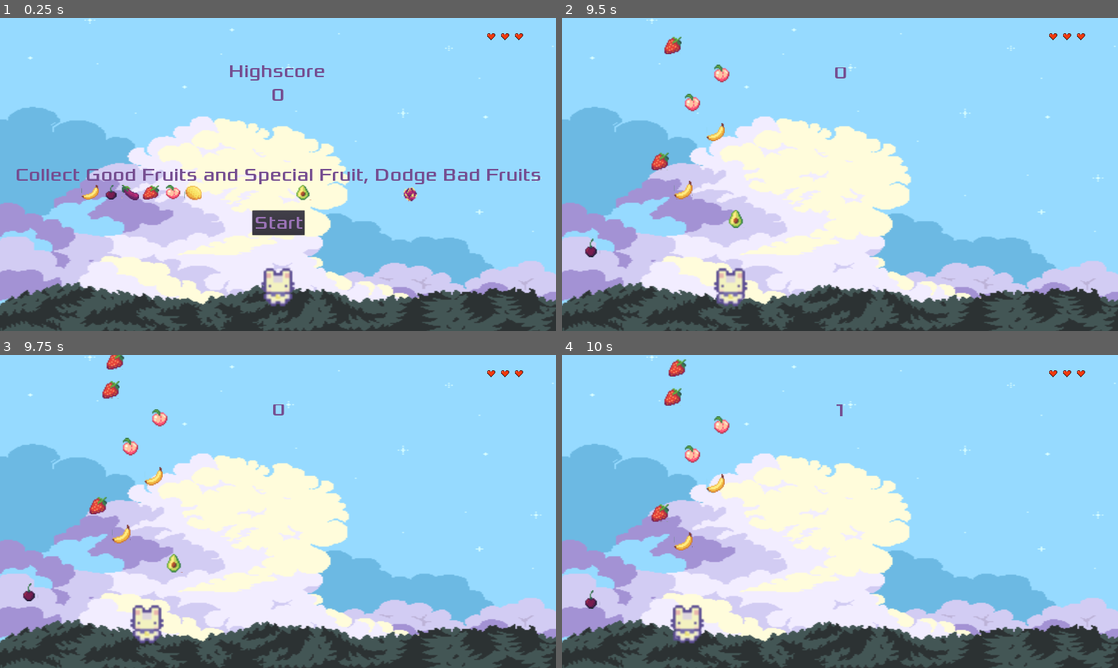
Above: before the commit, frames 1-4 (two rows, left to right).
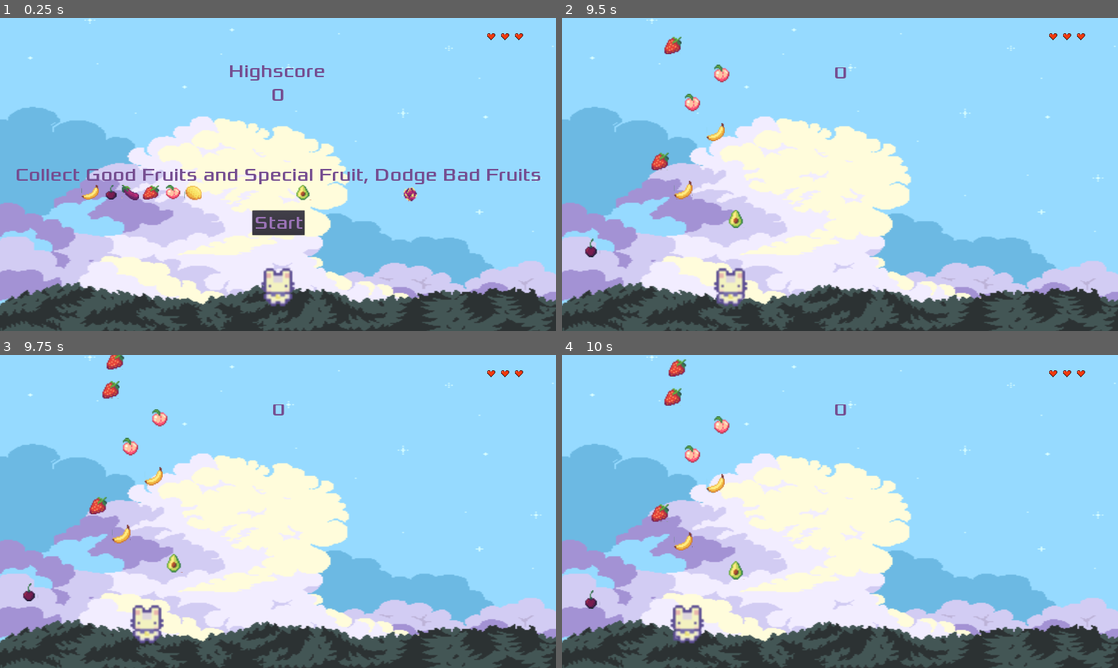
Above: after the commit, the same moments.

Repository: ColinKYuen/BQ-Game-Jam
Game: Godot game, scene res://Scenes/Main.tscn
Same seed, same stepped clock (60 frames per second), same inputs: the game is played once before the commit and once after it.
Inputs:
- Up to frame 1 (0.25 s): no input
- Up to frame 2 (9.5 s): click "Start" at 0.5 s; tap Enter at 1.25 s; hold D (move_right) 1.28-2.03 s; hold Left (move_left) 2.03-2.78 s; hold D (move_right) 2.78-4.28 s; hold Left (move_left) 4.28-6.53 s; hold D (move_right) 6.53-8.78 s; hold Left (move_left) from 8.78 s (still down)
- Up to frame 3 (9.75 s): keep holding Left (move_left)
- Up to frame 4 (10 s): keep holding Left (move_left)

Frames 1-3 are identical in both runs. In frame 4, 0.2% of the frame differs, in the area x 30-52%, y 15-72%.

Commit message:
Fix special fruit hitbox

Diff:
--- a/Scenes/SpecialFruit.tscn
+++ b/Scenes/SpecialFruit.tscn
@@ -4,7 +4,7 @@
 [ext_resource path="res://art/Fruit+.png" type="Texture" id=2]
 
 [sub_resource type="RectangleShape2D" id=1]
-extents = Vector2( 30.5, 29.5 )
+extents = Vector2( 6, 6 )
 
 [node name="SpecialFruit" type="Area2D"]
 scale = Vector2( 4, 4 )
